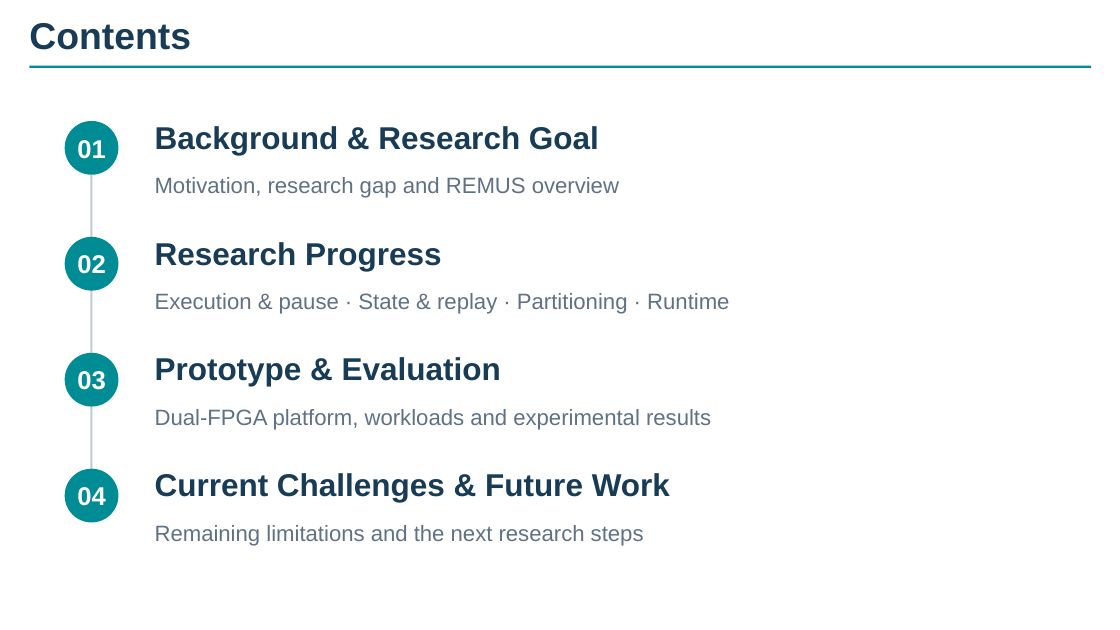
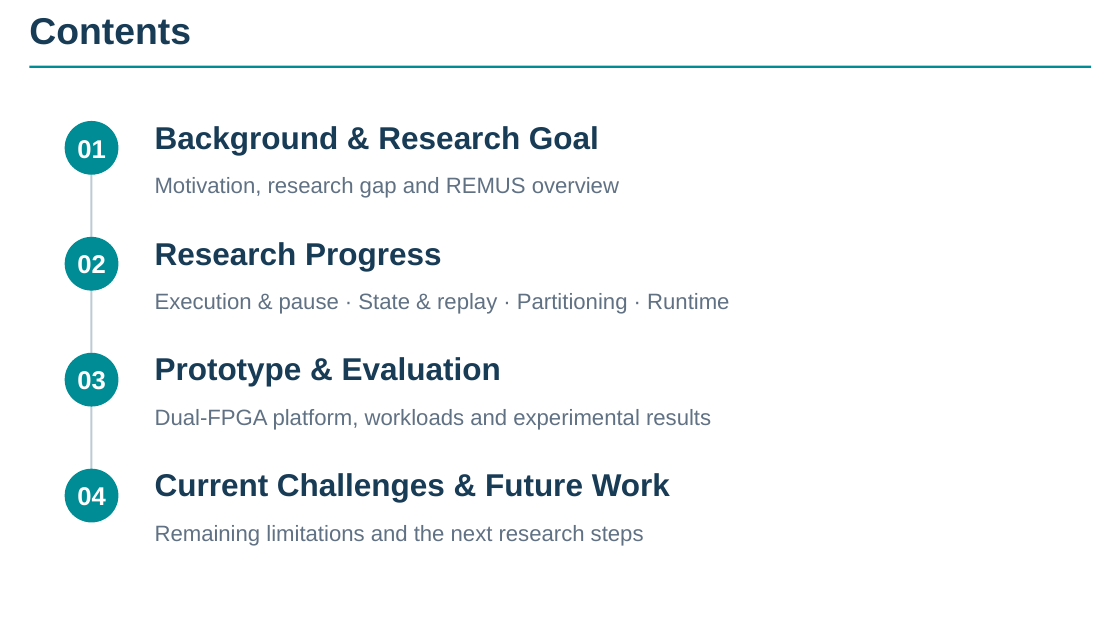
Before and after one commit to euphgh/shtthesis, a slide deck: slide 2 of pptx/midterm/REMUS_Midterm_Final.pptx. Drawn at 1120x630 pixels with LibreOffice and Linux fonts; fonts in the diff are those of the drawing. Boxes give left, top, right and bottom in pixels: in the first picture for what was removed or moved away, otherwise in the second. Text is boxed around its words. In the diff, an @@ line names an element or a change of style, - is before the commit and + after.

```diff
--- a/pptx/midterm/REMUS_Midterm_Final.pptx
+++ b/pptx/midterm/REMUS_Midterm_Final.pptx
@@ title "Contents" at bbox=[29, 18, 191, 45]: line spacing 1 to 0.9 @@
```
Also in this commit, not shown: 12 other slides changed.
